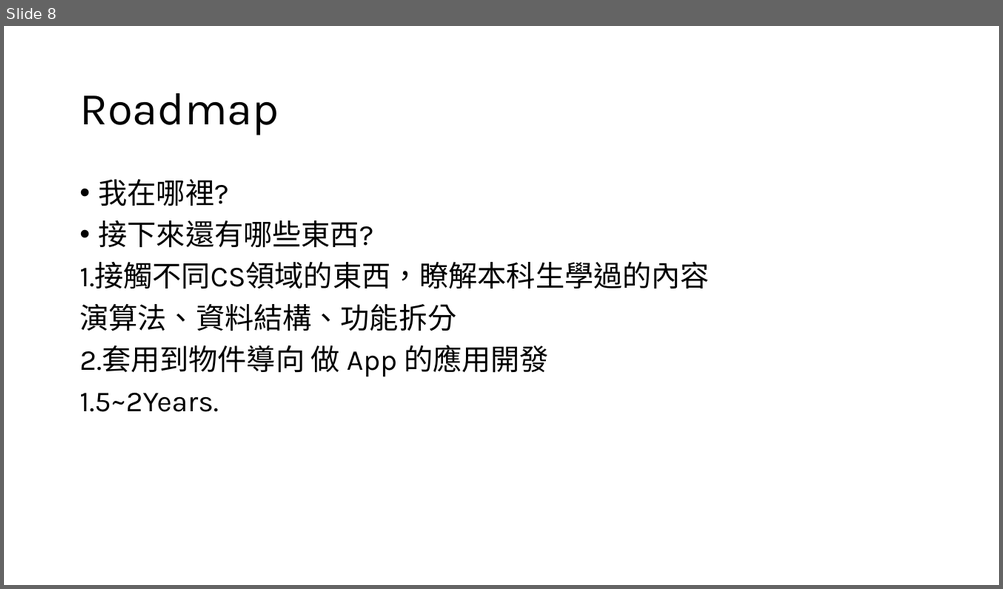
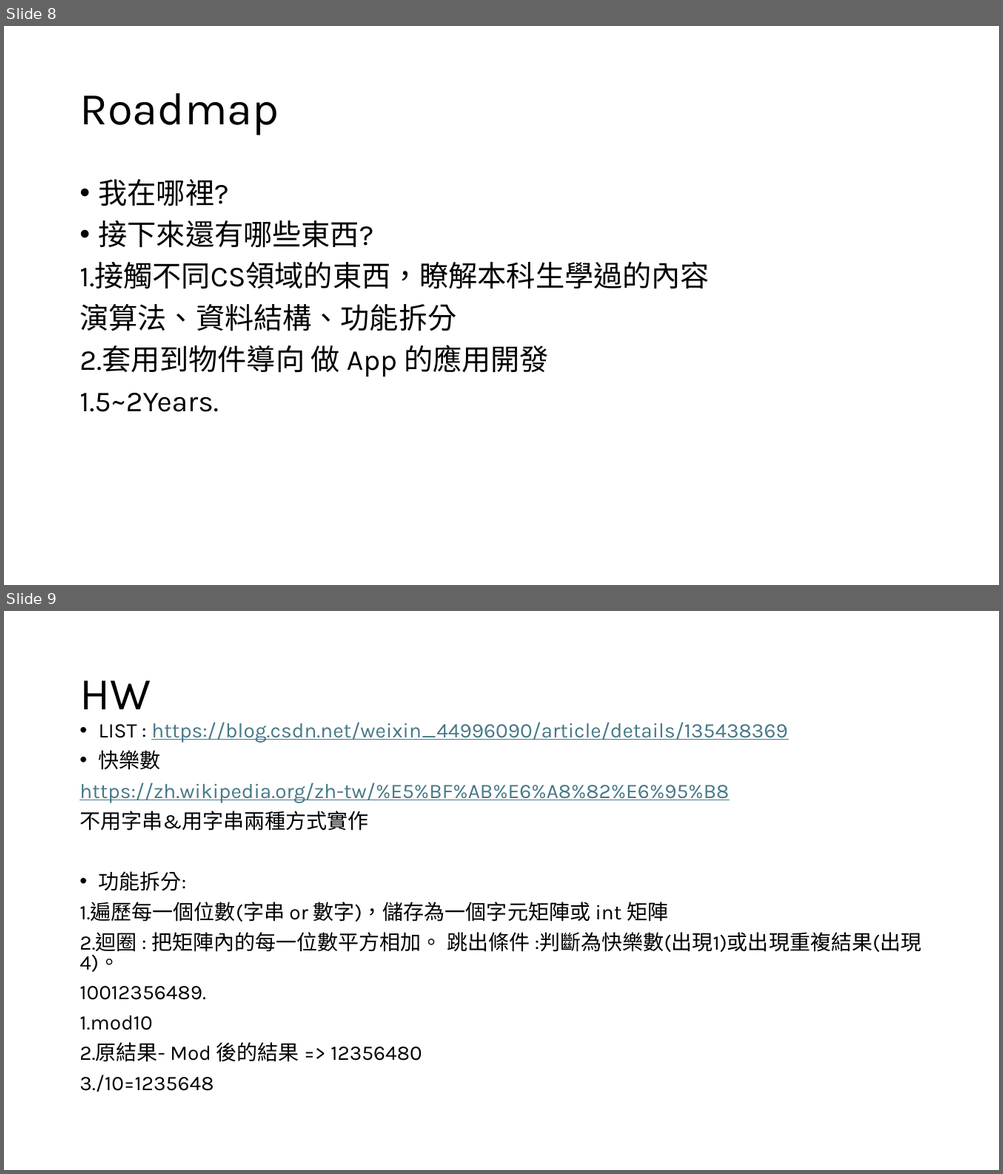
Before and after one commit to BboRainbo/C-Practice, a slide deck: LOG/0115.pptx. Shown one above the other, each under a label of ours: slide 8 before the commit, slides 8 and 9 after it. The pictures are 1003x589 and 1003x1174 pixels, drawn with LibreOffice and Linux fonts; fonts in the diff are those of the drawing. Boxes give left, top, right and bottom in pixels: in the first picture for what was removed or moved away, otherwise in the second. Text is boxed around its words. In the diff, an @@ line names an element or a change of style, - is before the commit and + after.

```diff
--- a/LOG/0115.pptx
+++ b/LOG/0115.pptx
@@ slide 9 added at [4,611,999,1170], background #FFFFFF @@
@@ title added at [79,681,151,709], 44 pt, text #000000 @@
+HW
@@ text added at [79,722,922,1092], 20 pt, text #000000 @@
+• LIST : https://blog.csdn.net/weixin_44996090/article/details/135438369
+• 快樂數
+https://zh.wikipedia.org/zh-tw/%E5%BF%AB%E6%A8%82%E6%95%B8
+不用字串&用字串兩種方式實作
+• 功能拆分:
+1.遍歷每一個位數(字串 or 數字)，儲存為一個字元矩陣或 int 矩陣
+2.迴圈 : 把矩陣內的每一位數平方相加。 跳出條件 :判斷為快樂數(出現1)或出現重複結果(出現4)。
+10012356489.
+1.mod10
+2.原結果- Mod 後的結果 => 12356480
+3./10=1235648
```
Also in this commit, not shown: 1 other slide added, 55 other files.
